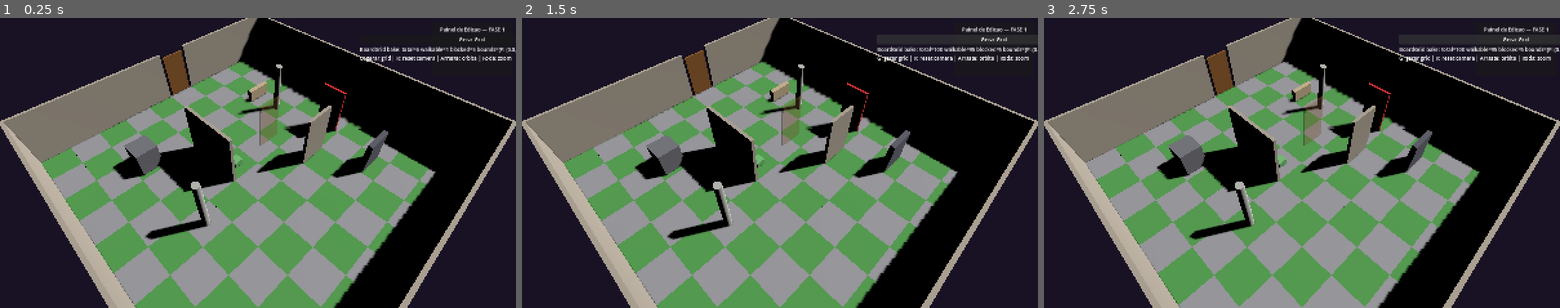
Above: before the commit, frames 1-3 (left to right).
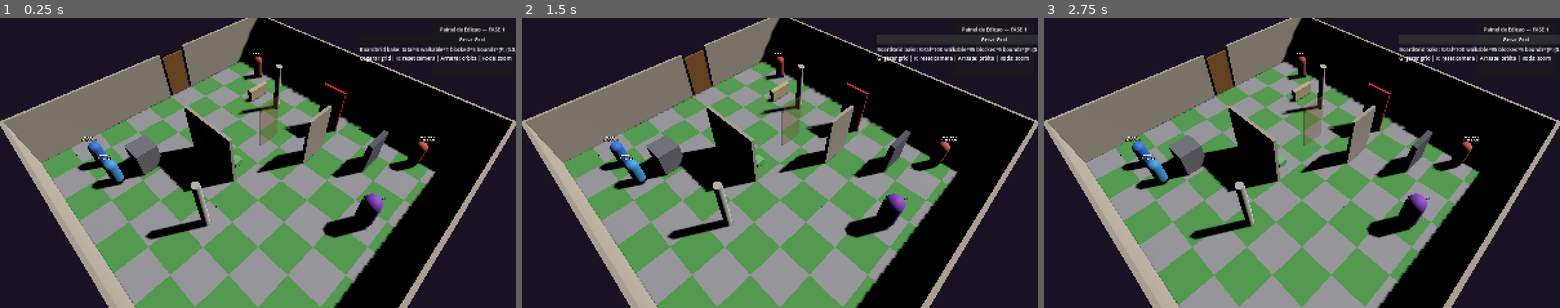
Above: after the commit, the same moments.

Repository: FalconiRod/Little-Sword
Game: Godot game, scene res://src/scenes/main.tscn
The game is run twice, just before and just after one commit, with the same random seed, the same clock (stepped at 60 frames per second) and the same inputs.
Inputs:
- Up to frame 1 (0.25 s): no input
- Up to frame 2 (1.5 s): click "Gerar Grid" at 0.5 s; click "Gerar Grid" at 1.25 s
- Up to frame 3 (2.75 s): click "Gerar Grid" at 2 s

The runs differ from the first frame. In frame 1, 1.9% of the frame differs, in the area x 15-85%, y 12-76%; in frame 2, 1.9%; in frame 3, 1.9%.

Commit message:
FASE 3 — CharacterDefinition 6 fichas (Cavaleiro 40/16, Elara 28/12, Rowan 32/13+Urso, Goblins 15/10 12/10, Boss 95/18) + BoardUnit Capsule por faccao + transformacao Druida (T)

Diff:
--- a/src/board/board.gd
+++ b/src/board/board.gd
@@ -1,5 +1,7 @@
 extends Node3D
 class_name Board
+
+const CD = preload("res://src/resources/character_definition.gd")
 
 @export var width: int = 10
 @export var height: int = 10
@@ -17,6 +19,7 @@
 var _doors: Array = []
 var _columns: Array = []
 var _obstacles: Array = []
+var _units: Array = []
 var _regen_count: int = 0
 
 func _get_board_grid() -> Node:
@@ -44,6 +47,7 @@
 	generate_board()
 	if demo_fase2:
 		generate_fase2_demo()
+	generate_fase3_units()
 	await get_tree().physics_frame
 	await get_tree().physics_frame
 	bake_grid()
@@ -160,6 +164,34 @@
 
 	print("[Board] Fase2 demo: walls=", _walls.size(), " doors=", _doors.size(), " cols=", _columns.size(), " obs=", _obstacles.size())
 
+func generate_fase3_units() -> void:
+	var unit_scene: PackedScene = load("res://src/units/board_unit.tscn") as PackedScene
+	var defs: Array = [
+		[CD.create_cavaleiro(), Vector3i(1,1,0)],
+		[CD.create_maga(), Vector3i(1,2,0)],
+		[CD.create_druida(), Vector3i(1,8,0)],
+		[CD.create_goblin_guerreiro(), Vector3i(8,1,0)],
+		[CD.create_goblin_arqueiro(), Vector3i(8,8,0)],
+		[CD.create_boss(), Vector3i(5,8,0)],
+	]
+	for pair: Array in defs:
+		var def: Resource = pair[0] as Resource
+		var cell: Vector3i = pair[1] as Vector3i
+		var u: Node = unit_scene.instantiate()
+		u.set("definition", def)
+		u.set("grid_pos", cell)
+		add_child(u)
+		_units.append(u)
+		# registra no BoardGrid occupied (se existir)
+		var bg: Node = _get_board_grid()
+		if bg and bg.has_method("place"):
+			bg.call("place", u, cell)
+		print("[Board] unit ", def.get("display_name"), " em ", cell, " HP", def.get("hp_max"), " CA", def.get("ca"))
+	# demo transformação druida após 2s
+	var druida: Node = _units[2] as Node
+	if druida:
+		print("[Board] Druida transformação demo: pressione T para transformar/reverter")
+
 func _add_wall(cell: Vector3i, dir: String, scene: PackedScene) -> void:
 	var n: Node = scene.instantiate()
 	n.set("edge_cell", cell)
@@ -226,14 +258,26 @@
 		if is_instance_valid(o as Object):
 			(o as Node).queue_free()
 	_obstacles.clear()
+	for u: Variant in _units:
+		if is_instance_valid(u as Object):
+			(u as Node).queue_free()
+	_units.clear()
+	var bg: Node = _get_board_grid()
+	if bg:
+		if bg.has_method("clear_walls_doors"):
+			bg.call("clear_walls_doors")
+		if bg.has_method("reset"):
+			# limpa occupied mas mantém bounds — reset completo faz no bake
+			var occupied: Dictionary = bg.get("occupied") if "occupied" in bg else {}
+			if occupied is Dictionary:
+				occupied.clear()
 	# remove órfãos restantes
 	for child: Node in get_children():
-		var path: String = child.get_script().resource_path if child.get_script() else ""
-		if path.ends_with("floor_piece.gd") or path.ends_with("wall_piece.gd") or path.ends_with("door_piece.gd") or path.ends_with("column_piece.gd") or path.ends_with("prop_obstacle.gd"):
+		if child.get_script() == null:
+			continue
+		var path: String = child.get_script().resource_path
+		if path.ends_with("floor_piece.gd") or path.ends_with("wall_piece.gd") or path.ends_with("door_piece.gd") or path.ends_with("column_piece.gd") or path.ends_with("prop_obstacle.gd") or path.ends_with("board_unit.gd"):
 			child.queue_free()
-	var bg: Node = _get_board_grid()
-	if bg and bg.has_method("clear_walls_doors"):
-		bg.call("clear_walls_doors")
 
 func bake_grid() -> void:
 	var tile: float = _tile()
@@ -283,6 +327,7 @@
 	generate_board()
 	if demo_fase2:
 		generate_fase2_demo()
+	generate_fase3_units()
 	await get_tree().physics_frame
 	await get_tree().physics_frame
 	bake_grid()
@@ -291,6 +336,9 @@
 func get_pieces() -> Array:
 	return _pieces
 
+func get_units() -> Array:
+	return _units
+
 func map_bounds() -> Rect2:
 	var tile: float = _tile()
 	return Rect2(0, 0, float(width) * tile, float(height) * tile)
--- a/src/core/board_grid.gd
+++ b/src/core/board_grid.gd
@@ -19,6 +19,7 @@
 var _cells: Dictionary = {}  # Vector3i -> Dictionary
 var _walls: Dictionary = {} # String key "x,y,z:dir" -> true
 var _doors: Array = [] # Array[Dictionary {edge:Vector3i, dir:String, state:int, behind:Vector3i}]
+var occupied: Dictionary = {} # Vector3i -> BoardUnit (Fase3)
 var _bounds: Rect2 = Rect2(0, 0, 10, 10)
 var _floors_n: int = 1
 
@@ -35,8 +36,23 @@
 	_cells.clear()
 	_walls.clear()
 	_doors.clear()
+	occupied.clear()
 	_bounds = Rect2(0, 0, 10, 10)
 	_floors_n = 1
+
+func place(unit: Node, cell: Vector3i) -> void:
+	occupied[cell] = unit
+	if unit.has_method("place_at"):
+		unit.set("grid_pos", cell)
+
+func clear_cell(cell: Vector3i) -> void:
+	occupied.erase(cell)
+
+func unit_at(cell: Vector3i) -> Node:
+	return occupied.get(cell, null)
+
+func is_free(cell: Vector3i) -> bool:
+	return is_walkable(cell) and not occupied.has(cell)
 
 func clear_walls_doors() -> void:
 	_walls.clear()
--- /dev/null
+++ b/src/resources/character_definition.gd
@@ -0,0 +1,127 @@
+extends Resource
+class_name CharacterDefinition
+
+enum Faction { HERO, GOBLIN, BOSS }
+
+@export var display_name: String = "Herói"
+@export var faction: int = Faction.HERO
+@export var hp_max: int = 20
+@export var ca: int = 12
+@export var str: int = 10
+@export var dex: int = 10
+@export var intel: int = 10
+@export var move_fixed: int = 0
+@export var skill_name: String = ""
+@export var skill_desc: String = ""
+@export var capsule_color: Color = Color(0.20, 0.45, 0.85)
+@export var capsule_height: float = 1.8
+@export var capsule_radius: float = 0.35
+@export var alternate_form: Resource = null
+@export var model_scene: PackedScene = null
+
+func faction_color() -> Color:
+	match faction:
+		Faction.HERO: return Color(0.20, 0.45, 0.85)
+		Faction.GOBLIN: return Color(0.80, 0.25, 0.22)
+		Faction.BOSS: return Color(0.55, 0.25, 0.78)
+		_: return capsule_color
+
+static func create_cavaleiro() -> Resource:
+	var d: Resource = load("res://src/resources/character_definition.gd").new()
+	d.set("display_name", "Cavaleiro")
+	d.set("faction", Faction.HERO)
+	d.set("hp_max", 40)
+	d.set("ca", 16)
+	d.set("str", 15)
+	d.set("dex", 12)
+	d.set("intel", 10)
+	d.set("move_fixed", 0)
+	d.set("skill_name", "Investida")
+	d.set("capsule_color", Color(0.20, 0.45, 0.85))
+	return d
+
+static func create_maga() -> Resource:
+	var d: Resource = load("res://src/resources/character_definition.gd").new()
+	d.set("display_name", "Maga Elara")
+	d.set("faction", Faction.HERO)
+	d.set("hp_max", 28)
+	d.set("ca", 12)
+	d.set("str", 8)
+	d.set("dex", 14)
+	d.set("intel", 16)
+	d.set("move_fixed", 0)
+	d.set("skill_name", "Missil Ardente")
+	d.set("capsule_color", Color(0.25, 0.60, 0.85))
+	return d
+
+static func create_druida() -> Resource:
+	var d: Resource = load("res://src/resources/character_definition.gd").new()
+	d.set("display_name", "Druida Rowan")
+	d.set("faction", Faction.HERO)
+	d.set("hp_max", 32)
+	d.set("ca", 13)
+	d.set("str", 12)
+	d.set("dex", 13)
+	d.set("intel", 14)
+	d.set("move_fixed", 0)
+	d.set("skill_name", "Fúria do Urso")
+	d.set("skill_desc", "Transformação temporária (troca stats/visual)")
+	d.set("capsule_color", Color(0.30, 0.65, 0.35))
+	var bear: Resource = load("res://src/resources/character_definition.gd").new()
+	bear.set("display_name", "Rowan (Urso)")
+	bear.set("faction", Faction.HERO)
+	bear.set("hp_max", 38)
+	bear.set("ca", 14)
+	bear.set("str", 17)
+	bear.set("dex", 10)
+	bear.set("intel", 10)
+	bear.set("skill_name", "Garra")
+	bear.set("capsule_color", Color(0.55, 0.42, 0.20))
+	bear.set("capsule_height", 2.1)
+	bear.set("capsule_radius", 0.45)
+	d.set("alternate_form", bear)
+	return d
+
+static func create_goblin_guerreiro() -> Resource:
+	var d: Resource = load("res://src/resources/character_definition.gd").new()
+	d.set("display_name", "Goblin Guerreiro")
+	d.set("faction", Faction.GOBLIN)
+	d.set("hp_max", 15)
+	d.set("ca", 10)
+	d.set("str", 12)
+	d.set("dex", 10)
+	d.set("intel", 8)
+	d.set("move_fixed", 4)
+	d.set("skill_name", "Corte")
+	d.set("capsule_color", Color(0.80, 0.25, 0.22))
+	return d
+
+static func create_goblin_arqueiro() -> Resource:
+	var d: Resource = load("res://src/resources/character_definition.gd").new()
+	d.set("display_name", "Goblin Arqueiro")
+	d.set("faction", Faction.GOBLIN)
+	d.set("hp_max", 12)
+	d.set("ca", 10)
+	d.set("str", 9)
+	d.set("dex", 14)
+	d.set("intel", 8)
+	d.set("move_fixed", 5)
+	d.set("skill_name", "Tiro")
+	d.set("capsule_color", Color(0.85, 0.35, 0.25))
+	return d
+
+static func create_boss() -> Resource:
+	var d: Resource = load("res://src/resources/character_definition.gd").new()
+	d.set("display_name", "Cavaleiro Ancestral")
+	d.set("faction", Faction.BOSS)
+	d.set("hp_max", 95)
+	d.set("ca", 18)
+	d.set("str", 18)
+	d.set("dex", 10)
+	d.set("intel", 12)
+	d.set("move_fixed", 4)
+	d.set("skill_name", "Esmagar / Golpe Especial")
+	d.set("capsule_color", Color(0.55, 0.25, 0.78))
+	d.set("capsule_height", 2.4)
+	d.set("capsule_radius", 0.50)
+	return d
--- a/src/scenes/main.gd
+++ b/src/scenes/main.gd
@@ -21,8 +21,8 @@
 		_editor.call("bind_board", _board)
 	_update_camera()
 	if _label_info and _board:
-		_label_info.text = "Little Sword REFEITO — FASE 1 | TILE=%.1f | Board %dx%d | G: Gerar Grid" % [_get_tile(), _board.get("width"), _board.get("height")]
-	print_rich("[color=cyan][Main][/color] FASE 1 pronta. TILE=", _get_tile(), " Board ", _board.get("width"), "x", _board.get("height"))
+		_label_info.text = "Little Sword REFEITO — FASE 3 | TILE=%.1f | Board %dx%d | G: Grid | T: Druida Urso" % [_get_tile(), _board.get("width"), _board.get("height")]
+	print_rich("[color=cyan][Main][/color] FASE 3 pronta. TILE=", _get_tile(), " Board ", _board.get("width"), "x", _board.get("height"))
 	_print_debug_info()
 	# screenshot debug após 0.5s + re-log de camera após física
 	await get_tree().create_timer(0.5).timeout
@@ -92,6 +92,9 @@
 		if ke.keycode == KEY_G:
 			print("[Main] G _unhandled_input")
 			_trigger_regenerate()
+		elif ke.keycode == KEY_T:
+			print("[Main] T druida transform")
+			_trigger_druida()
 		elif ke.keycode == KEY_R:
 			print("[Main] R pressionado")
 			_yaw = -45.0
@@ -102,12 +105,14 @@
 			_take_debug_screenshot()
 
 func _input(event: InputEvent) -> void:
-	# Fallback extra para garantir que G chega
 	if event is InputEventKey and event.pressed and not event.echo:
 		var ke: InputEventKey = event as InputEventKey
 		if ke.keycode == KEY_G:
 			print("[Main] G _input")
 			_trigger_regenerate()
+		elif ke.keycode == KEY_T:
+			print("[Main] T _input")
+			_trigger_druida()
 
 func _trigger_regenerate() -> void:
 	if _is_regenerating:
@@ -130,6 +135,28 @@
 		print("[Main] regenerate concluido")
 	callable.call()
 
+func _trigger_druida() -> void:
+	if _board == null:
+		return
+	# procura druida (terceiro unit ou por nome)
+	var units: Array = _board.get("_units") as Array if "_units" in _board else []
+	for u: Node in _board.get_children():
+		if u.get_script() and u.get_script().resource_path.ends_with("board_unit.gd"):
+			var d: Resource = u.get("definition") as Resource
+			if d and String(d.get("display_name")).contains("Rowan"):
+				if u.has_method("transform_toggle"):
+					u.call("transform_toggle")
+					print("[Main] druida toggle feito")
+				return
+	# fallback via _units array
+	for u: Variant in units:
+		var n: Node = u as Node
+		if n and n.has_method("transform_toggle"):
+			var d: Resource = n.get("definition") as Resource
+			if d and String(d.get("display_name")).contains("Rowan"):
+				n.call("transform_toggle")
+				return
+
 func _update_camera() -> void:
 	if _camera_pivot == null:
 		return
--- /dev/null
+++ b/src/units/board_unit.gd
@@ -0,0 +1,101 @@
+extends Node3D
+class_name BoardUnit
+
+@export var definition: Resource
+@export var grid_pos: Vector3i = Vector3i(0,0,0)
+@export var current_hp: int = 20
+
+var _base_def: Resource = null
+var _is_transformed: bool = false
+
+@onready var _mesh: MeshInstance3D = $MeshInstance3D
+@onready var _col: CollisionShape3D = $CollisionShape3D
+@onready var _label: Label3D = $Label3D
+
+func _ready() -> void:
+	if definition == null:
+		var CD: GDScript = load("res://src/resources/character_definition.gd") as GDScript
+		definition = CD.call("create_cavaleiro") as Resource
+	_base_def = definition
+	current_hp = int(definition.get("hp_max"))
+	_apply_visual()
+	_update_position()
+	if _col:
+		_col.disabled = false
+
+func _apply_visual() -> void:
+	var def: Resource = definition
+	var col: Color = def.get("capsule_color") as Color if def.get("capsule_color") != null else Color(0.2,0.45,0.85)
+	var h: float = float(def.get("capsule_height")) if def.get("capsule_height") != null else 1.8
+	var r: float = float(def.get("capsule_radius")) if def.get("capsule_radius") != null else 0.35
+	var cap: CapsuleMesh = CapsuleMesh.new()
+	cap.radius = r
+	cap.height = h
+	var mat: StandardMaterial3D = StandardMaterial3D.new()
+	mat.albedo_color = col
+	mat.roughness = 0.7
+	cap.material = mat
+	if _mesh:
+		_mesh.mesh = cap
+		_mesh.position = Vector3(0, h*0.5, 0)
+	if _col:
+		var shape: CapsuleShape3D = CapsuleShape3D.new()
+		shape.radius = r
+		shape.height = h
+		_col.shape = shape
+		_col.position = Vector3(0, h*0.5, 0)
+	if _label:
+		_label.text = "%s\nHP %d/%d CA %d" % [def.get("display_name"), current_hp, int(def.get("hp_max")), int(def.get("ca"))]
+		_label.modulate = Color(1,1,1)
+		_label.billboard = BaseMaterial3D.BILLBOARD_ENABLED
+
+func _update_position() -> void:
+	if has_node("/root/BoardGrid"):
+		var bg: Node = get_node("/root/BoardGrid")
+		if bg.has_method("grid_to_world"):
+			global_position = bg.call("grid_to_world", grid_pos) as Vector3
+			return
+	global_position = Vector3(float(grid_pos.x)*2.0+1.0, float(grid_pos.z)*7.0, float(grid_pos.y)*2.0+1.0)
+
+func place_at(cell: Vector3i) -> void:
+	grid_pos = cell
+	_update_position()
+	var bg: Node = get_node_or_null("/root/BoardGrid")
+	if bg and bg.has_method("place"):
+		bg.call("place", self, cell)
+
+func take_damage(amt: int) -> void:
+	current_hp = maxi(0, current_hp - amt)
+	_apply_visual()
+
+func transform_toggle() -> void:
+	var def: Resource = definition
+	var alt: Resource = def.get("alternate_form") as Resource
+	if alt == null:
+		print("[BoardUnit] ", def.get("display_name"), " sem alternate_form")
+		return
+	if not _is_transformed:
+		definition = alt
+		_is_transformed = true
+		print("[BoardUnit] Transformou -> ", alt.get("display_name"))
+	else:
+		definition = _base_def
+		_is_transformed = false
+		print("[BoardUnit] Reverteu -> ", _base_def.get("display_name"))
+	_apply_visual()
+
+func revert_if_transformed() -> void:
+	if _is_transformed:
+		definition = _base_def
+		_is_transformed = false
+		_apply_visual()
+		print("[BoardUnit] Reversão automática turno seguinte: ", definition.get("display_name"))
+
+func is_hero() -> bool:
+	return int(definition.get("faction")) == 0
+
+func is_goblin() -> bool:
+	return int(definition.get("faction")) == 1
+
+func is_boss() -> bool:
+	return int(definition.get("faction")) == 2
--- /dev/null
+++ b/src/units/board_unit.tscn
@@ -0,0 +1,23 @@
+[gd_scene load_steps=3 format=3 uid="uid://unit_fase3"]
+
+[ext_resource type="Script" path="res://src/units/board_unit.gd" id="1"]
+[sub_resource type="CapsuleShape3D" id="Cap_unit"]
+radius = 0.35
+height = 1.8
+
+[node name="BoardUnit" type="Node3D"]
+script = ExtResource("1")
+
+[node name="MeshInstance3D" type="MeshInstance3D" parent="."]
+transform = Transform3D(1, 0, 0, 0, 1, 0, 0, 0, 1, 0, 0.9, 0)
+
+[node name="CollisionShape3D" type="CollisionShape3D" parent="."]
+transform = Transform3D(1, 0, 0, 0, 1, 0, 0, 0, 1, 0, 0.9, 0)
+shape = SubResource("Cap_unit")
+
+[node name="Label3D" type="Label3D" parent="."]
+transform = Transform3D(1, 0, 0, 0, 1, 0, 0, 0, 1, 0, 2.2, 0)
+billboard = 1
+font_size = 24
+outline_size = 6
+modulate = Color(1, 1, 1, 1)
Binary file changed: screenshots/debug_fase1_2402.png
Not shown, added: screenshots/debug_fase1_2760.png.import
Binary file added: screenshots/debug_fase1_2813.png
Not shown, added: src/board/column_piece.gd.uid
Not shown, added: src/board/door_piece.gd.uid
Not shown, added: src/board/prop_obstacle.gd.uid
Not shown, added: src/board/wall_piece.gd.uid
Not shown, added: src/resources/column_definition.gd.uid
Not shown, added: src/resources/door_definition.gd.uid
Not shown, added: src/resources/prop_obstacle_definition.gd.uid
Not shown, added: src/resources/wall_definition.gd.uid
